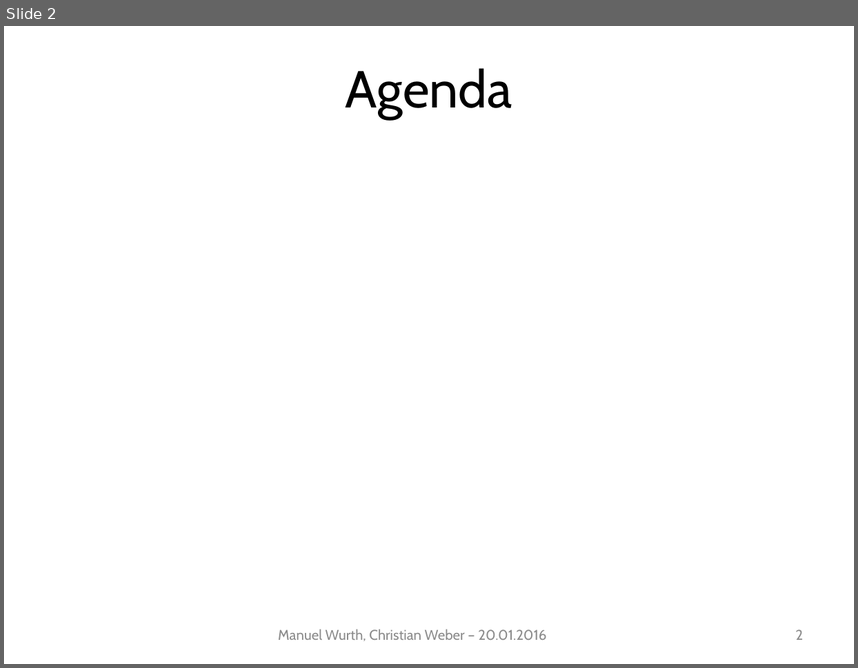
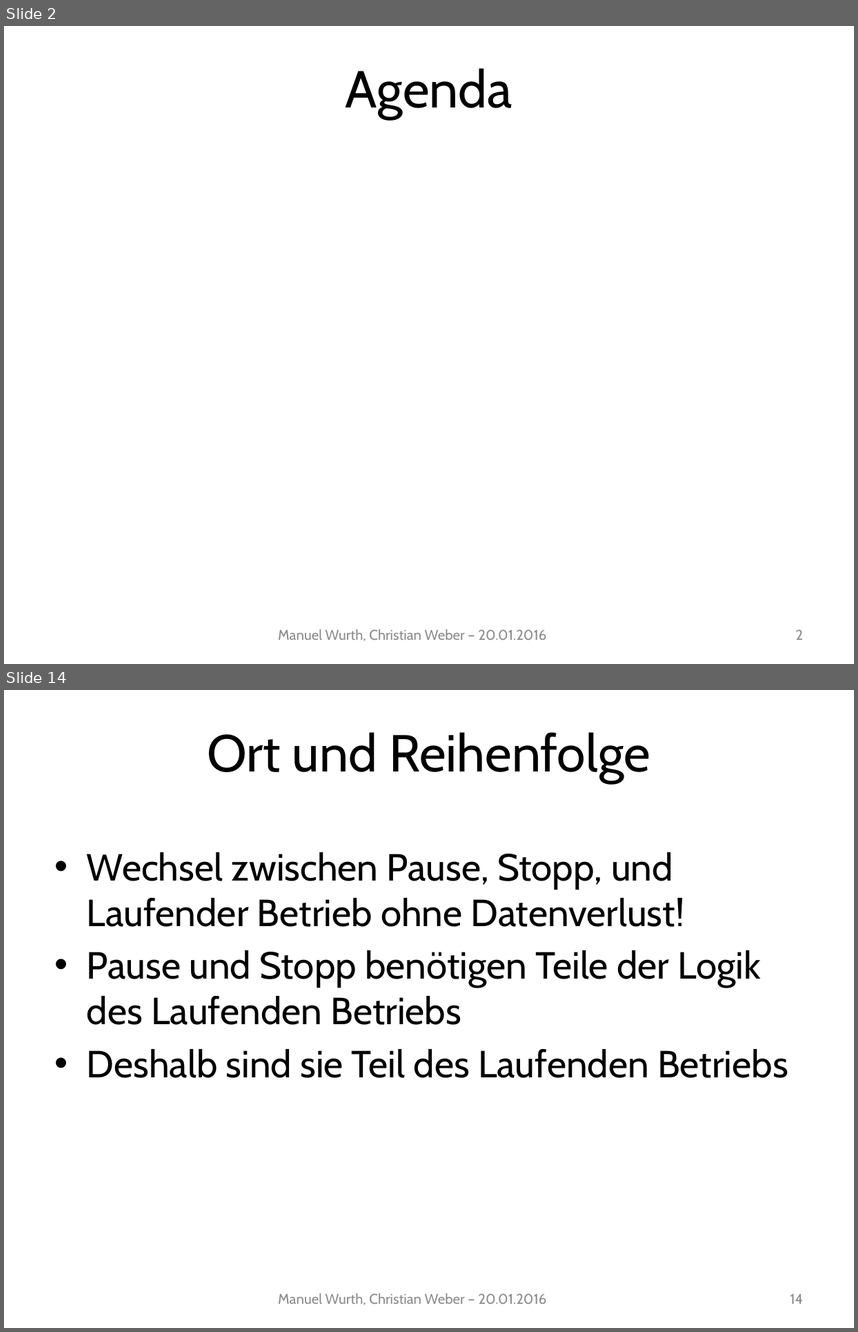
Before and after one commit to Mudvayne/FischertechnikSimulator, a slide deck: Documentation/Präsentation/Präsentation.pptx. Shown one above the other, each under a label of ours: slide 2 before the commit, slides 2 and 14 after it; the slides between them are not shown. The pictures are 858x668 and 858x1332 pixels, drawn with LibreOffice and Linux fonts; fonts in the diff are those of the drawing; background and template pictures are left out. Boxes give left, top, right and bottom in pixels: in the first picture for what was removed or moved away, otherwise in the second. Text is boxed around its words. In the diff, an @@ line names an element or a change of style, - is before the commit and + after.

```diff
--- a/Documentation/Präsentation/Präsentation.pptx
+++ b/Documentation/Präsentation/Präsentation.pptx
@@ slide 14 added at (4,690,854,1328), background #FFFFFF @@
@@ title added at (207,732,651,782), 44 pt, text #000000 @@
+Ort und Reihenfolge
@@ text added at (87,852,788,1078), 32 pt, text #000000 @@
+• Wechsel zwischen Pause, Stopp, und Laufender Betrieb ohne Datenverlust!
+• Pause und Stopp benötigen Teile der Logik des Laufenden Betriebs
+• Deshalb sind sie Teil des Laufenden Betriebs
@@ text added at (278,1292,546,1305), 12 pt, text #8C8C8C @@
+Manuel Wurth, Christian Weber – 20.01.2016
@@ page number added at (790,1293,803,1303), 12 pt, text #8C8C8C @@
+14
```
Also in this commit, not shown: 1 slide changed, 14 other slides added, 2 other files.
